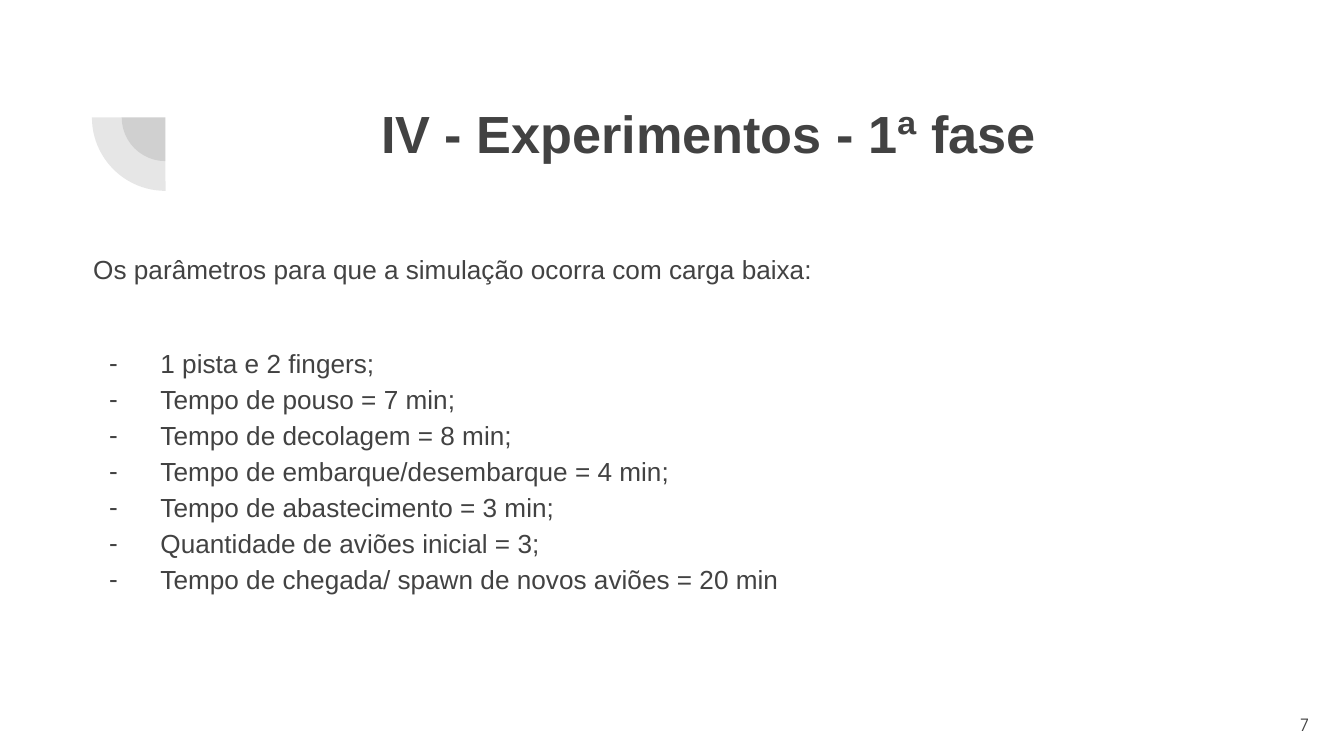
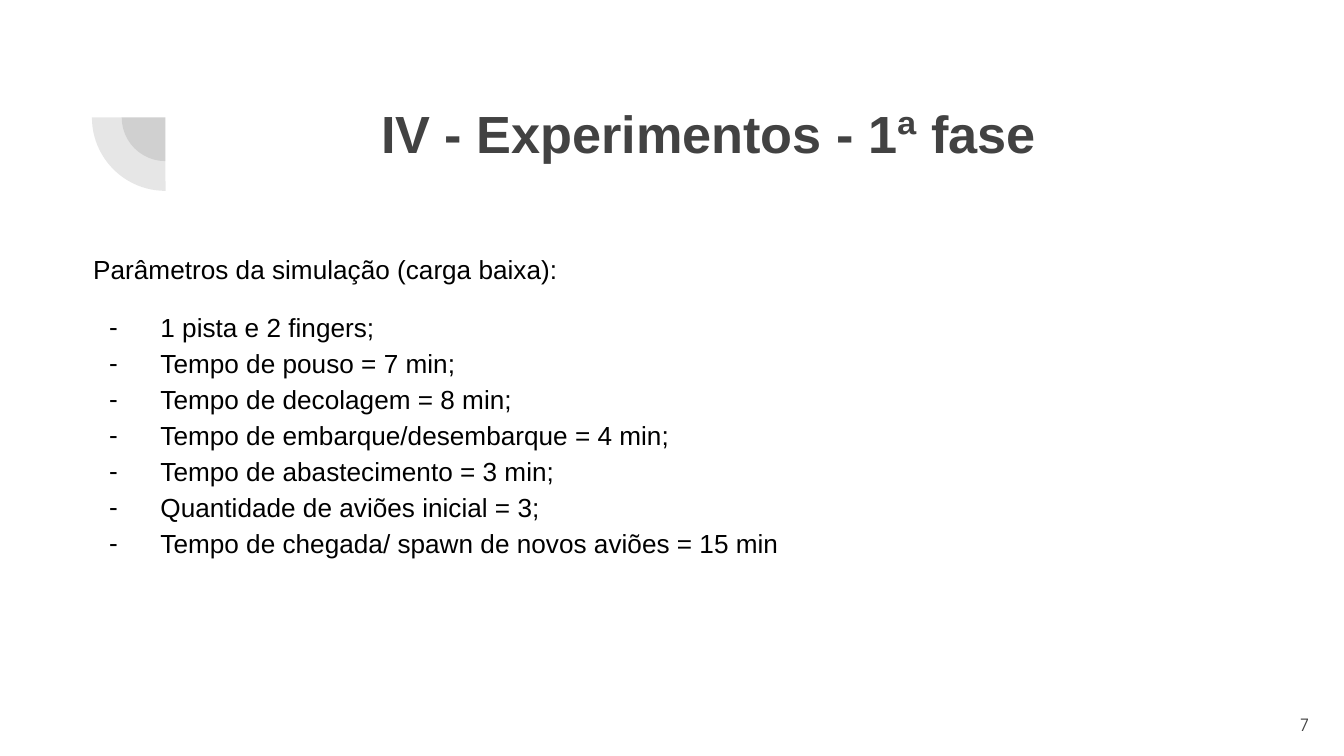
Before and after one commit to maricimara98/simulacao-aeroporto, a slide deck: slide 7 of docs/simulacao-apresentacao.pptx. Drawn at 1344x756 pixels with LibreOffice and Linux fonts; fonts in the diff are those of the drawing. Boxes give left, top, right and bottom in pixels: in the first picture for what was removed or moved away, otherwise in the second. Text is boxed around its words. In the diff, an @@ line names an element or a change of style, - is before the commit and + after.

```diff
--- a/docs/simulacao-apresentacao.pptx
+++ b/docs/simulacao-apresentacao.pptx
@@ text at (93,260,557,284): text changed; text colour #424242 to #000000 @@
-Os parâmetros para que a simulação ocorra com carga baixa:
+Parâmetros da simulação (carga baixa):
@@ text at (160,318,668,522): text colour #424242 to #000000 in "1 pista e 2 fingers;", "Tempo de pouso = 7 min;", "Tempo de decolagem = 8 min;", "Tempo de embarque/desembarque = 4 min;" and 2 more places; bullet colour #424242 to #000000 @@
@@ text at (160,534,778,559): text changed; text colour #424242 to #000000 @@
-– Tempo de chegada/ spawn de novos aviões = 20 min
+– Tempo de chegada/ spawn de novos aviões = 15 min
```
Also in this commit, not shown: 11 other slides changed, 1 slide removed, 2 other files.
